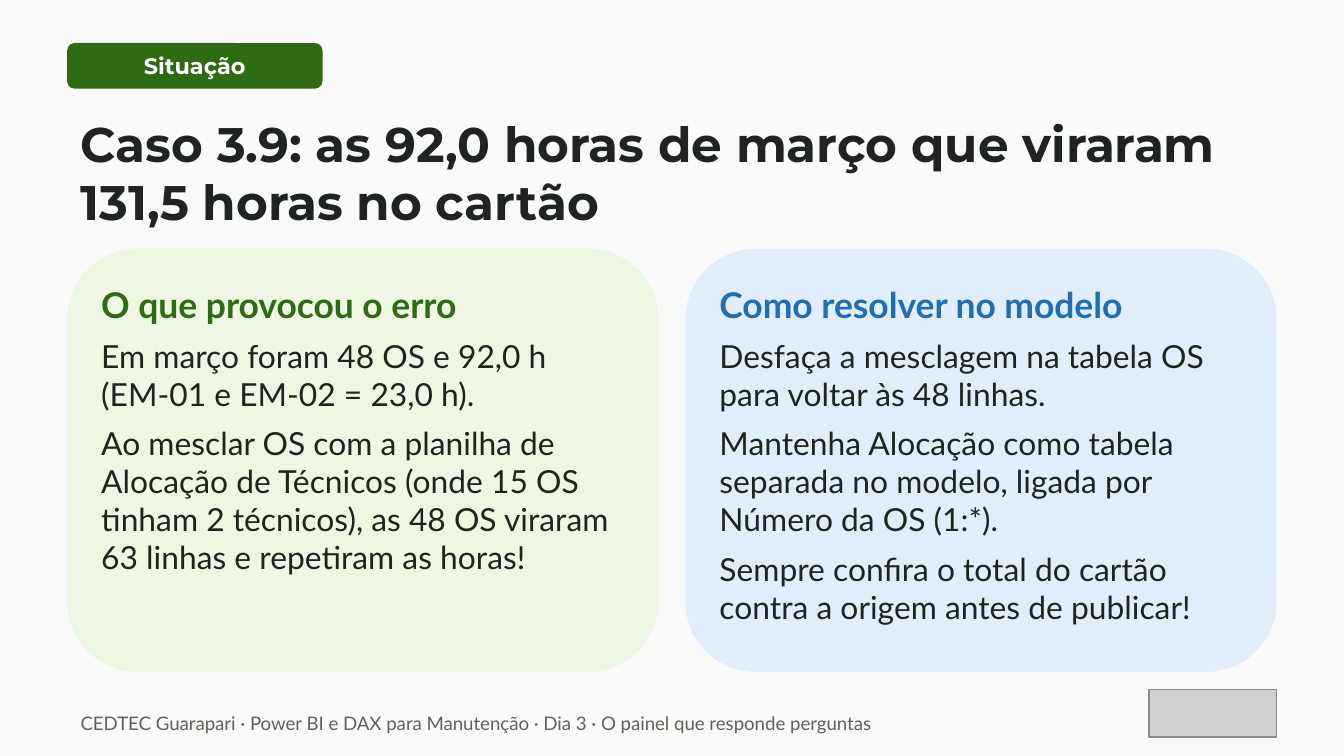
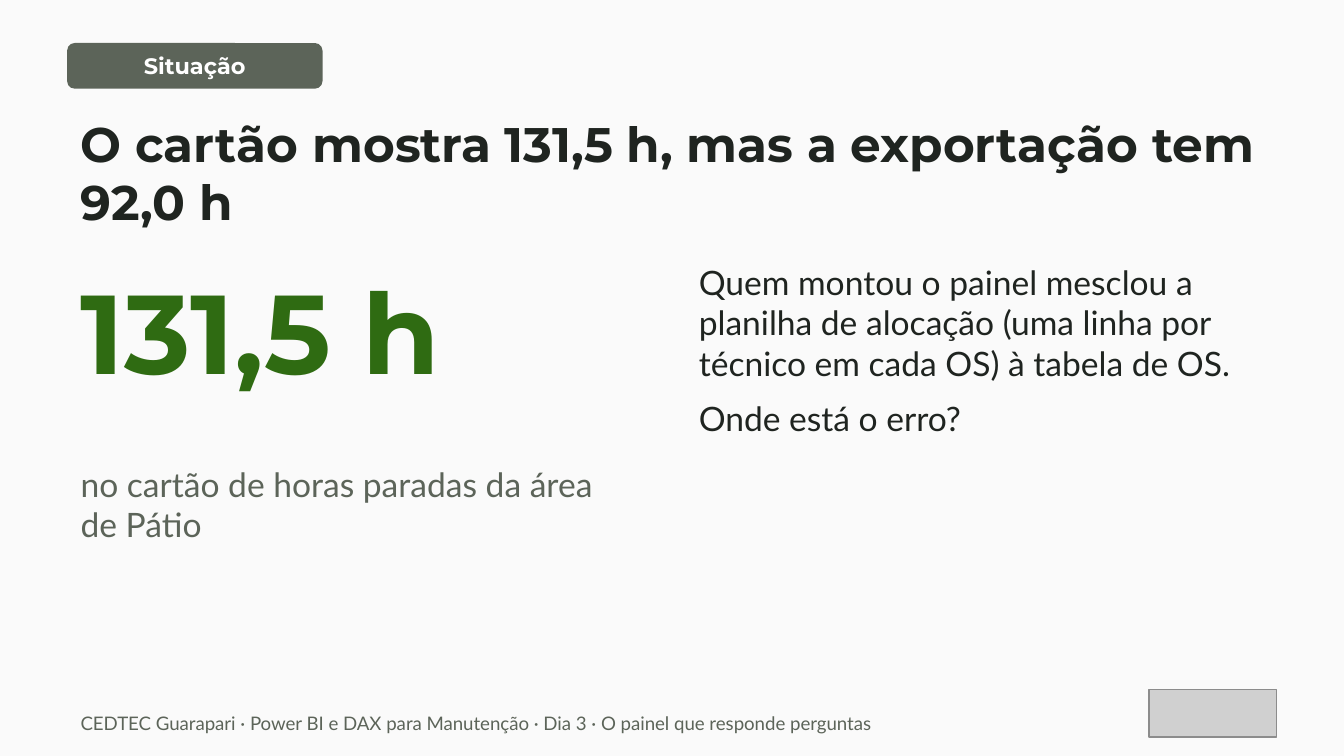
Before and after one commit to IsraelMdc/Curso_PowerBI_Dax, a slide deck: slide 23 of Aulas/Power BI e DAX para Manutenção — Dia 3 · O painel que responde perguntas.pptx (slide 31 before the commit). Drawn at 1344x756 pixels with LibreOffice and Linux fonts; fonts in the diff are those of the drawing; grey boxes stand for pictures. Boxes give left, top, right and bottom in pixels: in the first picture for what was removed or moved away, otherwise in the second. Text is boxed around its words. In the diff, an @@ line names an element or a change of style, - is before the commit and + after.

```diff
--- a/Aulas/Power BI e DAX para Manutenção — Dia 3 · O painel que responde perguntas.pptx
+++ b/Aulas/Power BI e DAX para Manutenção — Dia 3 · O painel que responde perguntas.pptx
@@ rounded rectangle "Situação" at box(67, 43, 323, 89): fill #2F6B12 to #5C6459 @@
@@ text at box(81, 125, 1254, 228): text changed @@
-Caso 3.9: as 92,0 horas de março que viraram 131,5 horas no cartão
+O cartão mostra 131,5 h, mas a exportação tem 92,0 h
@@ rounded rectangle removed at box(67, 249, 659, 672) @@
-O que provocou o erro
-Em março foram 48 OS e 92,0 h (EM-01 e EM-02 = 23,0 h).
-Ao mesclar OS com a planilha de Alocação de Técnicos (onde 15 OS tinham 2 técnicos), as 48 OS viraram 63 linhas e repetiram as horas!
@@ text "Quem montou o painel mesclou ...": place and size @@
-text "Quem montou o painel mesclou ..." at box(685, 249, 1277, 672)
+text "Quem montou o painel mesclou ..." at box(699, 270, 1230, 432)
@@ text "Quem montou o painel mesclou ..." at box(699, 270, 1230, 432): fill #E1EEFA to none @@
@@ text added at box(81, 291, 439, 392), 60 pt, text #2F6B12, bold @@
+131,5 h
@@ text at box(699, 270, 1230, 432): text changed; size 17 to 18 pt @@
-Como resolver no modelo
-Desfaça a mesclagem na tabela OS para voltar às 48 linhas.
-Mantenha Alocação como tabela separada no modelo, ligada por Número da OS (1:*).
-Sempre confira o total do cartão contra a origem antes de publicar!
+Quem montou o painel mesclou a planilha de alocação (uma linha por técnico em cada OS) à tabela de OS.
+Onde está o erro?
@@ text added at box(81, 472, 593, 537), 18 pt, text #5C6459 @@
+no cartão de horas paradas da área de Pátio
```
Also in this commit, not shown: 24 other slides changed, 1 slide added, 10 slides removed, 4 other files.
